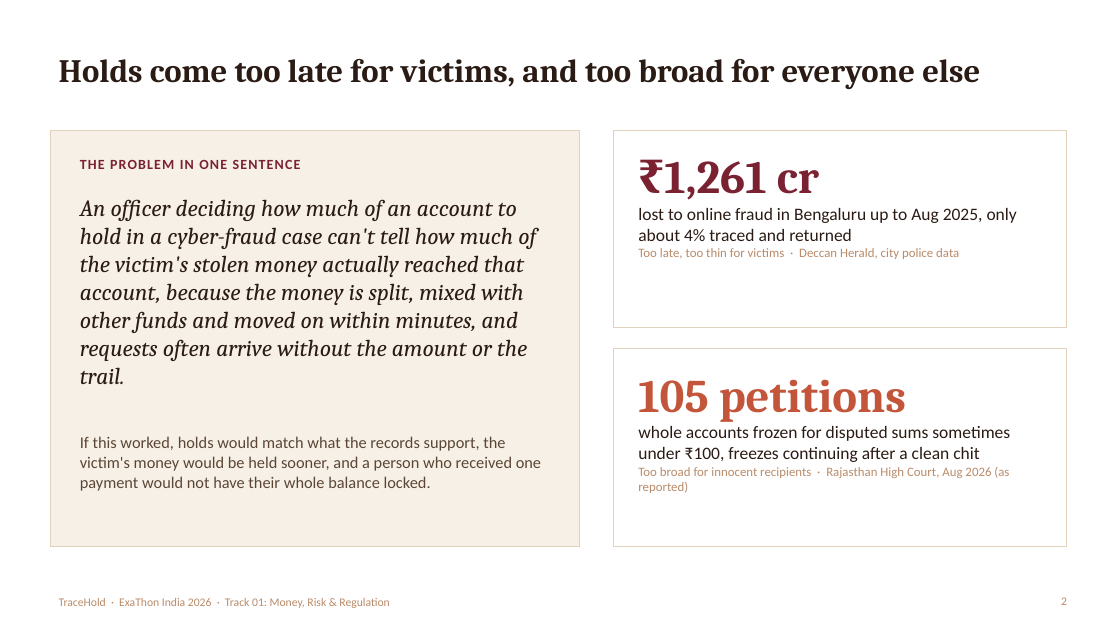
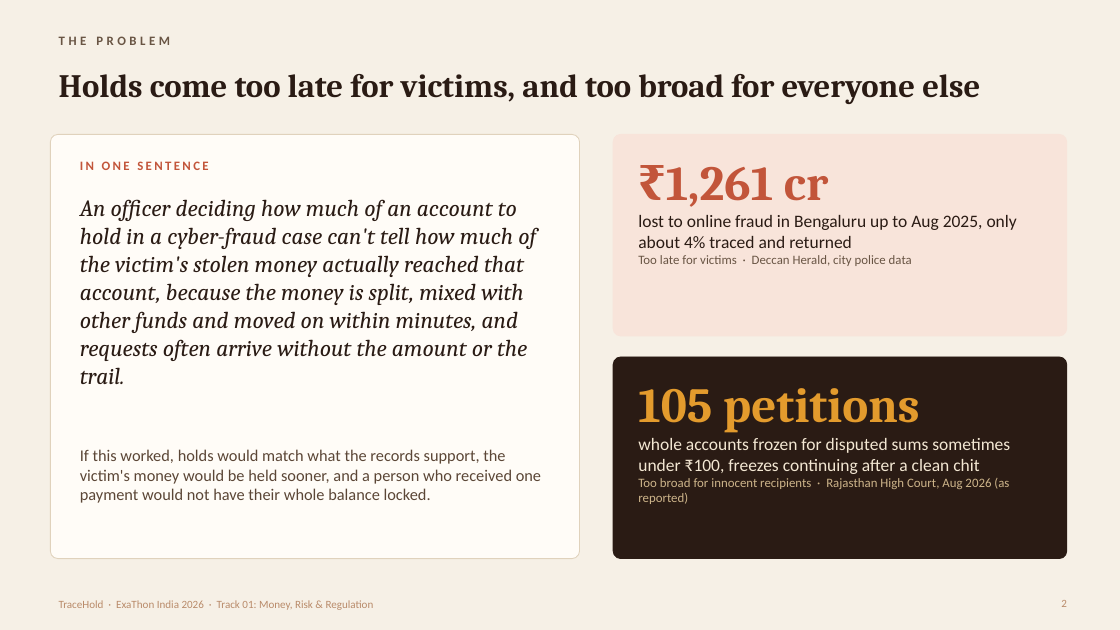
Before and after one commit to lisamehta0791/TraceHold, a slide deck: slide 2 of docs/TraceHold-Pitch-Deck.pptx. Drawn at 1120x630 pixels with LibreOffice and Linux fonts; fonts in the diff are those of the drawing. Boxes give left, top, right and bottom in pixels: in the first picture for what was removed or moved away, otherwise in the second. Text is boxed around its words. In the diff, an @@ line names an element or a change of style, - is before the commit and + after.

```diff
--- a/docs/TraceHold-Pitch-Deck.pptx
+++ b/docs/TraceHold-Pitch-Deck.pptx
@@ background #FFFFFF to #F6F0E6 @@
@@ title "Holds come too late for ..." moved from (x1=59, y1=59, x2=980, y2=89) to (x1=59, y1=74, x2=980, y2=104) @@
@@ text added at (x1=59, y1=36, x2=170, y2=45), 11 pt, text #695544, bold @@
+THE PROBLEM
@@ rectangle removed at (x1=50, y1=130, x2=580, y2=546) @@
@@ rounded rectangle added at (x1=50, y1=134, x2=580, y2=559), fill #FFFCF7, outline #E0D2BC 0.75 pt @@
@@ rectangle removed at (x1=613, y1=130, x2=1067, y2=328) @@
@@ rounded rectangle added at (x1=613, y1=134, x2=1067, y2=336), fill #F8E4DA, outline #F8E4DA 0.75 pt @@
@@ text at (x1=80, y1=161, x2=208, y2=170): text changed; size 12 to 11 pt; text colour #7A2232 to #C2553A @@
-THE PROBLEM IN ONE SENTENCE
+IN ONE SENTENCE
@@ text at (x1=666, y1=167, x2=828, y2=207): size 40 to 42 pt, text colour #7A2232 to #C2553A in "₹1,261 cr" @@
@@ text at (x1=638, y1=255, x2=912, y2=266): text changed; text colour #B98B6A to #695544 @@
-Too late, too thin for victims · Deccan Herald, city police data
+Too late for victims · Deccan Herald, city police data
@@ rectangle removed at (x1=613, y1=349, x2=1067, y2=546) @@
@@ rounded rectangle added at (x1=613, y1=357, x2=1067, y2=559), fill #2A1B14, outline #2A1B14 0.75 pt @@
@@ text "105 petitions" moved from (x1=638, y1=379, x2=1010, y2=493) to (x1=638, y1=388, x2=1010, y2=504) @@
@@ text "105 petitions" at (x1=638, y1=388, x2=1010, y2=504): size 40 to 42 pt, text colour #C2553A to #E39B2D in "105 petitions"; text colour #2A1B14 to #F3E7D3 in "whole accounts frozen for disputed sums sometimes ..."; text colour #B98B6A to #CDB48A in "Too broad for innocent recipients · Rajasthan ..." @@
@@ text "If this worked, holds would ..." moved from (x1=80, y1=436, x2=541, y2=491) to (x1=80, y1=449, x2=541, y2=503) @@
@@ text "TraceHold · ExaThon India 2026 ..." at (x1=59, y1=600, x2=374, y2=610): size 10 to 9.5 pt @@
@@ page number at (x1=1061, y1=600, x2=1067, y2=607): size 10 to 9.5 pt @@
```
Also in this commit, not shown: 15 other slides changed, 2 slides added, 7 other files.
